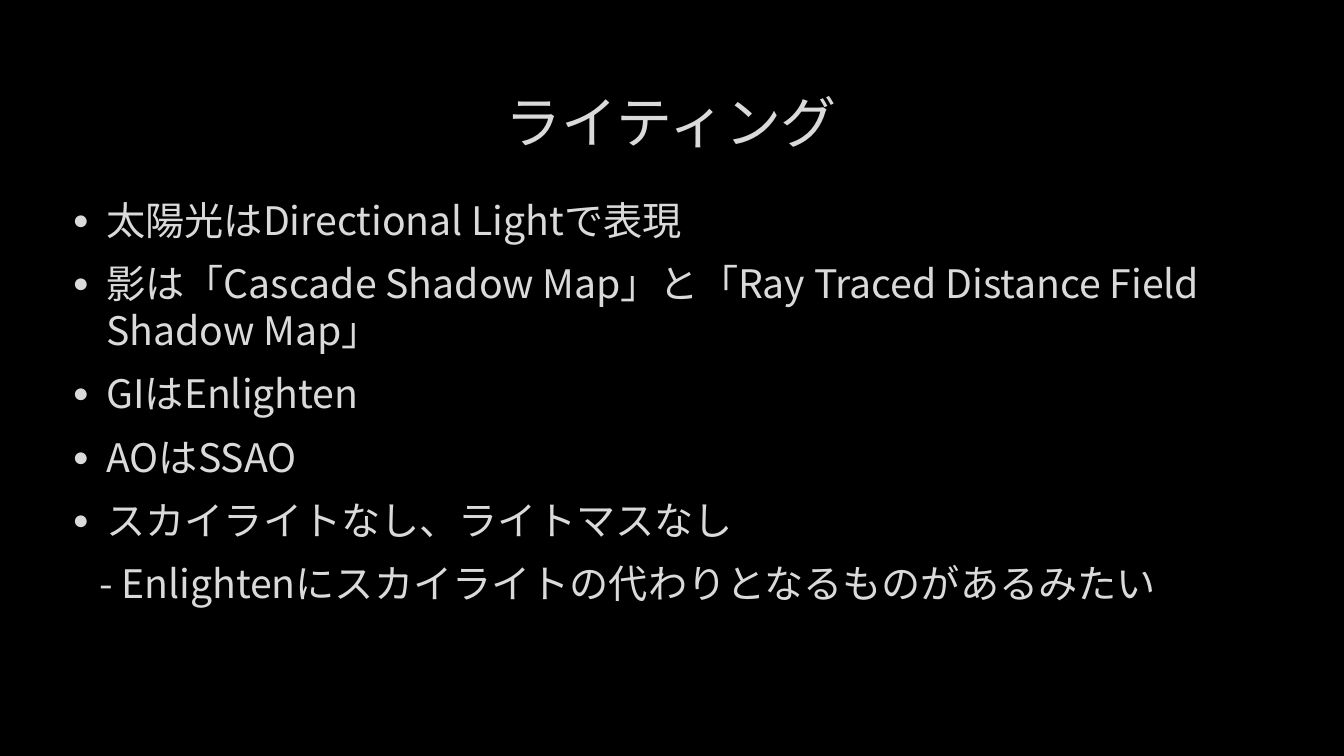
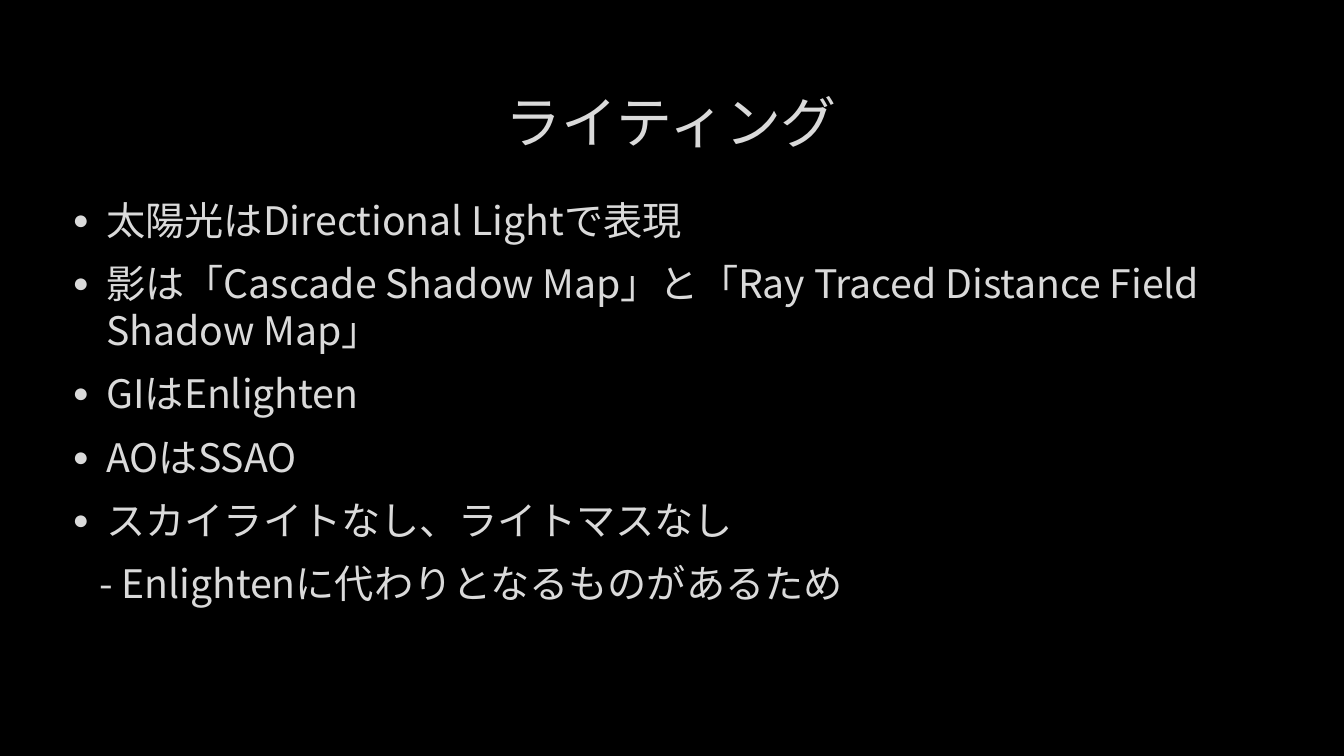
Before and after one commit to MUV38/Dcuments, a slide deck: slide 15 of Unreal Fest East 2017報告「ドラゴンクエスト11への道」/Unreal Fest East 2017報告「ドラゴンクエスト11への道」.pptx. Drawn at 1344x756 pixels with LibreOffice and Linux fonts; fonts in the diff are those of the drawing; background and template pictures are left out. Boxes give left, top, right and bottom in pixels: in the first picture for what was removed or moved away, otherwise in the second. Text is boxed around its words. In the diff, an @@ line names an element or a change of style, - is before the commit and + after.

```diff
--- a/Unreal Fest East 2017報告「ドラゴンクエスト11への道」/Unreal Fest East 2017報告「ドラゴンクエスト11への道」.pptx
+++ b/Unreal Fest East 2017報告「ドラゴンクエスト11への道」/Unreal Fest East 2017報告「ドラゴンクエスト11への道」.pptx
@@ text at <box>121,565,842,608</box>: text changed @@
-- Enlightenにスカイライトの代わりとなるものがあるみたい
+- Enlightenに代わりとなるものがあるため
```
Also in this commit, not shown: 1 other file.
